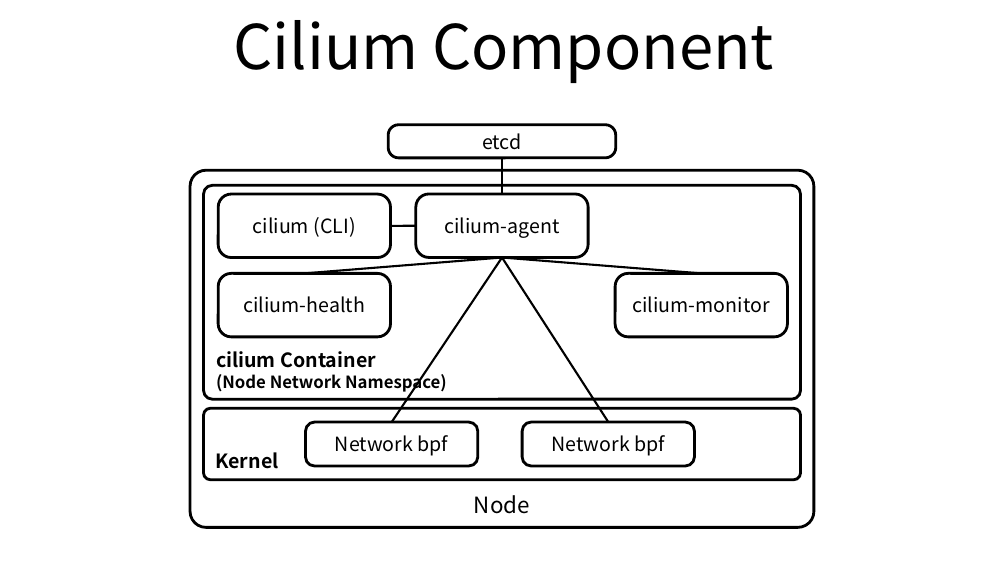
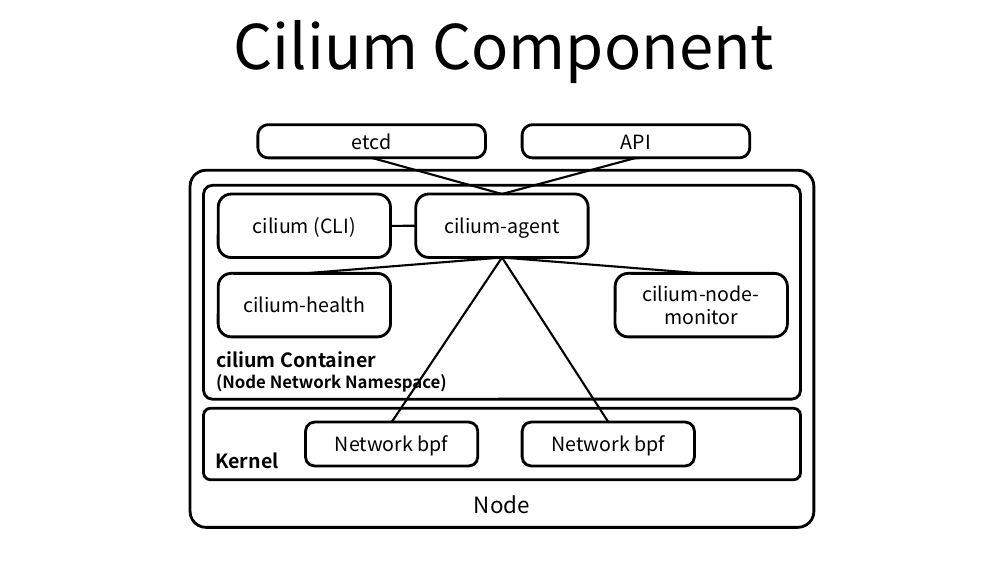
Before and after one commit to ssup2/blog-old, a slide deck: slide 1 of images/theory_analysis/Kubernetes_Cilium_Plugin/Kubernetes_Calico_Plugin.pptx. Drawn at 1008x567 pixels with LibreOffice and Linux fonts; fonts in the diff are those of the drawing. Boxes give left, top, right and bottom in pixels: in the first picture for what was removed or moved away, otherwise in the second. Text is boxed around its words. In the diff, an @@ line names an element or a change of style, - is before the commit and + after.

Commit message:
Update Cilium

```diff
--- a/images/theory_analysis/Kubernetes_Cilium_Plugin/Kubernetes_Calico_Plugin.pptx
+++ b/images/theory_analysis/Kubernetes_Cilium_Plugin/Kubernetes_Calico_Plugin.pptx
@@ rounded rectangle "etcd": place and size @@
-rounded rectangle "etcd" at (388,125,616,158)
+rounded rectangle "etcd" at (258,125,486,158)
@@ rounded rectangle added at (522,125,750,158), fill #FFFFFF, outline #000000 2 pt, 14 pt, text #000000 @@
+API
@@ line moved from (502, 158) - (502, 194) to (372, 158) - (502, 194) @@
@@ line added from (636, 158) to (502, 194), #000000 1.5 pt @@
@@ text in rounded rectangle at (643,285,760,325): text changed @@
-cilium-monitor
+cilium-node- monitor
```
Also in this commit, not shown: 1 other slide changed, 5 other files.
